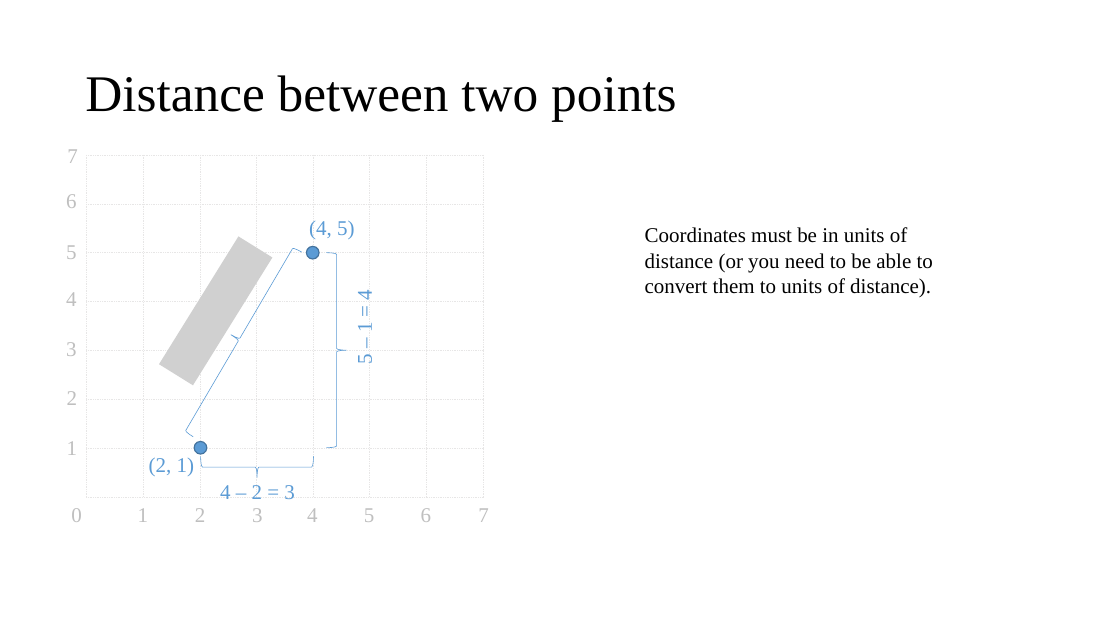
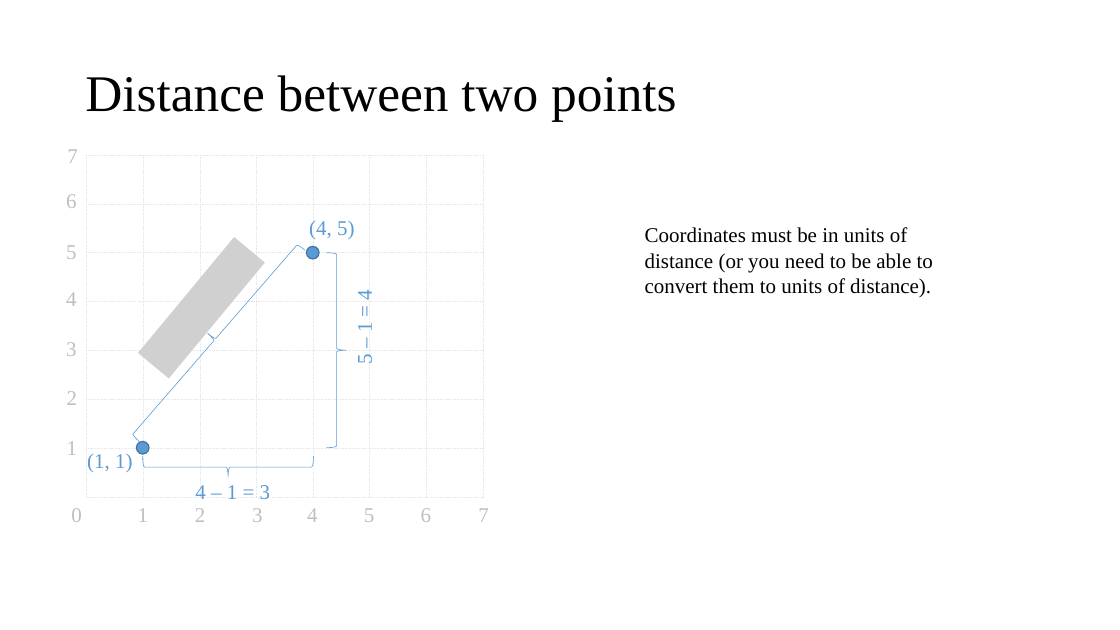
Before and after one commit to c-voulgaris/VIS-2128-F22, a slide deck: slide 3 of a4-files/distance-lecture.pptx. Drawn at 1120x630 pixels with LibreOffice and Linux fonts; fonts in the diff are those of the drawing; grey boxes stand for pictures. Boxes give left, top, right and bottom in pixels: in the first picture for what was removed or moved away, otherwise in the second. Text is boxed around its words. In the diff, an @@ line names an element or a change of style, - is before the commit and + after.

Commit message:
Fixed slides error

```diff
--- a/a4-files/distance-lecture.pptx
+++ b/a4-files/distance-lecture.pptx
@@ right brace at [124,238,305,442]: rotation 210 to 221 degrees @@
@@ picture at [138,238,265,379]: rotation 301 to 309 degrees @@
@@ ellipse: place and size @@
-ellipse at [194,441,207,454]
+ellipse at [136,441,149,454]
@@ text at [87,453,132,472]: text changed @@
-(2, 1)
+(1, 1)
@@ right brace: place and size @@
-right brace at [200,457,313,478]
+right brace at [143,456,313,477]
@@ text at [195,485,262,522]: text changed @@
-4 – 2 = 3
+4 – 1 = 3
```
Also in this commit, not shown: 1 other file.
